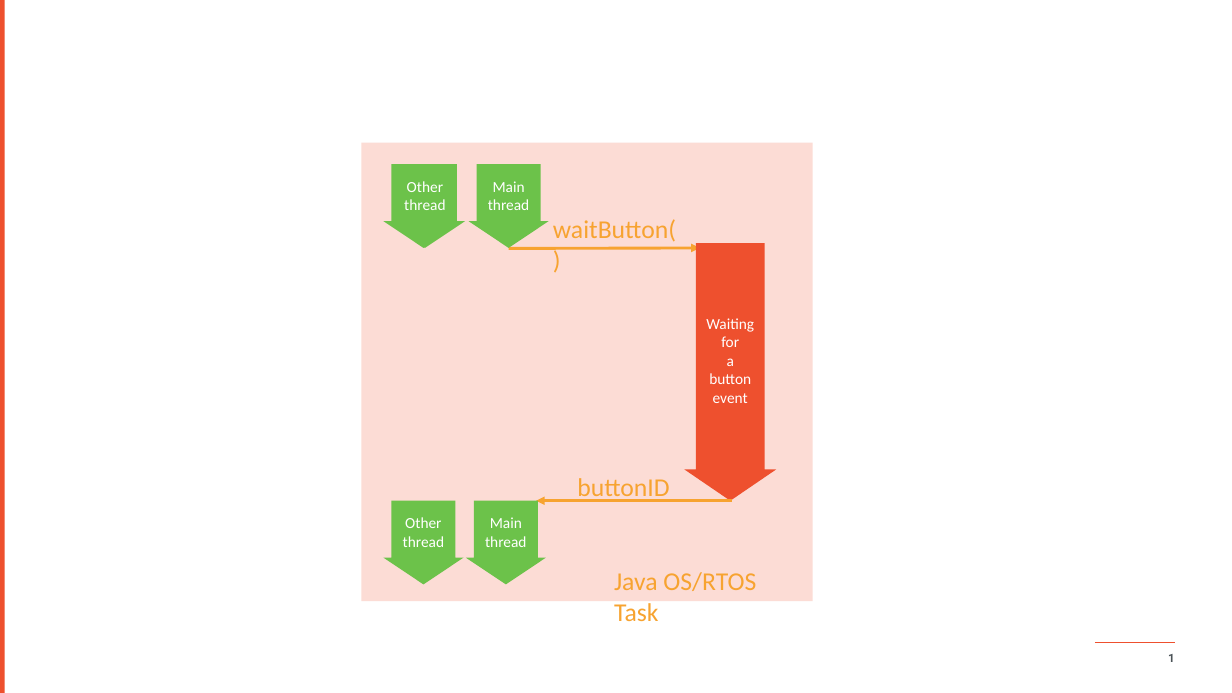
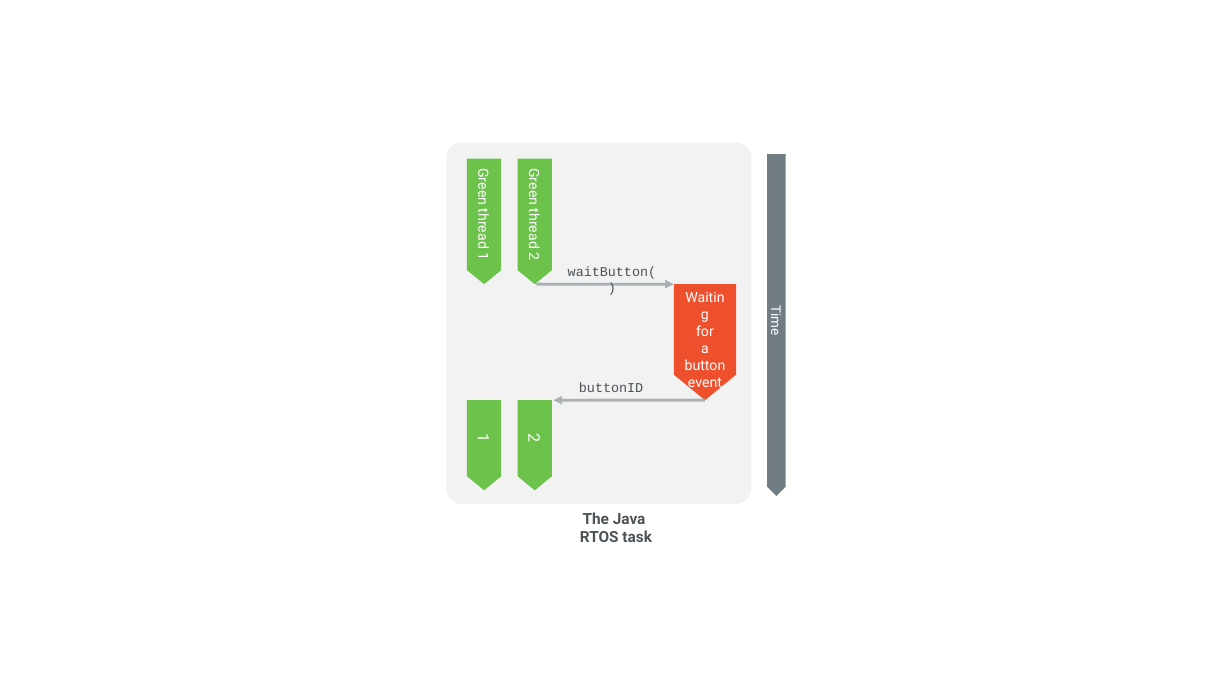
Before and after one commit to MicroEJ/docs, a slide deck: slide 1 of Tutorials/images/tuto_sni.pptx. Drawn at 1232x693 pixels with LibreOffice and Linux fonts; fonts in the diff are those of the drawing; background and template pictures are left out. Boxes give left, top, right and bottom in pixels: in the first picture for what was removed or moved away, otherwise in the second. Text is boxed around its words. In the diff, an @@ line names an element or a change of style, - is before the commit and + after.

```diff
--- a/Tutorials/images/tuto_sni.pptx
+++ b/Tutorials/images/tuto_sni.pptx
@@ rectangle removed at bbox=[0, 0, 5, 693] @@
@@ rectangle removed at bbox=[361, 143, 812, 602] @@
@@ down arrow removed at bbox=[384, 165, 464, 249] @@
-Timer
-task
@@ down arrow removed at bbox=[385, 165, 466, 249] @@
-Other
-thread
@@ down arrow removed at bbox=[469, 165, 549, 249] @@
-Main
-thread
@@ group added at bbox=[446, 142, 786, 504]: 5 right arrows, 1 rounded rectangle, 1 arrow @@
+Green thread 1
+1
+Green thread 2
+2
+Time
@@ text "waitButton()": place and size @@
-text "waitButton()" at bbox=[553, 219, 676, 242]
+text "waitButton()" at bbox=[568, 266, 656, 279]
@@ text "waitButton()" at bbox=[568, 266, 656, 279]: size 20 to 10.5 pt, font Calibri to Courier New, text colour #F7A330 to #4B5357; alignment left to centre @@
@@ arrow moved from (508, 249) - (700, 248) to (537, 285) - (674, 285) @@
@@ arrow (537, 285) - (674, 285): stroke #F7A330 2.25 pt to #A9B1B5 2.24 pt @@
@@ right arrow "Waiting for a button event" at bbox=[674, 284, 736, 401]: size 12 to 11 pt, font Calibri to Roboto; vertical alignment middle to top; down arrow to right arrow; rotation 0 to 90 degrees @@
@@ text "buttonID" at bbox=[579, 382, 643, 392]: size 20 to 10.5 pt, font Calibri to Courier New, text colour #F7A330 to #4B5357; alignment left to centre @@
@@ text "buttonID": place and size @@
-text "buttonID" at bbox=[577, 478, 669, 502]
+text "buttonID" at bbox=[579, 382, 643, 392]
@@ down arrow removed at bbox=[384, 501, 464, 585] @@
-Other
-thread
@@ down arrow removed at bbox=[466, 501, 546, 585] @@
-Main
-thread
@@ arrow removed from (733, 501) to (536, 501) @@
@@ text at bbox=[580, 512, 652, 542]: text changed; size 20 to 12 pt; font Calibri to Roboto; text colour #F7A330 to #4B5357; bold on @@
-Java OS/RTOS Task
+The Java
+RTOS task
@@ line removed from (1095, 643) to (1175, 643) @@
@@ page number removed at bbox=[1168, 654, 1175, 662] @@
-1
```
Also in this commit, not shown: 1 slide added, 1 slide removed, 2 other files.
